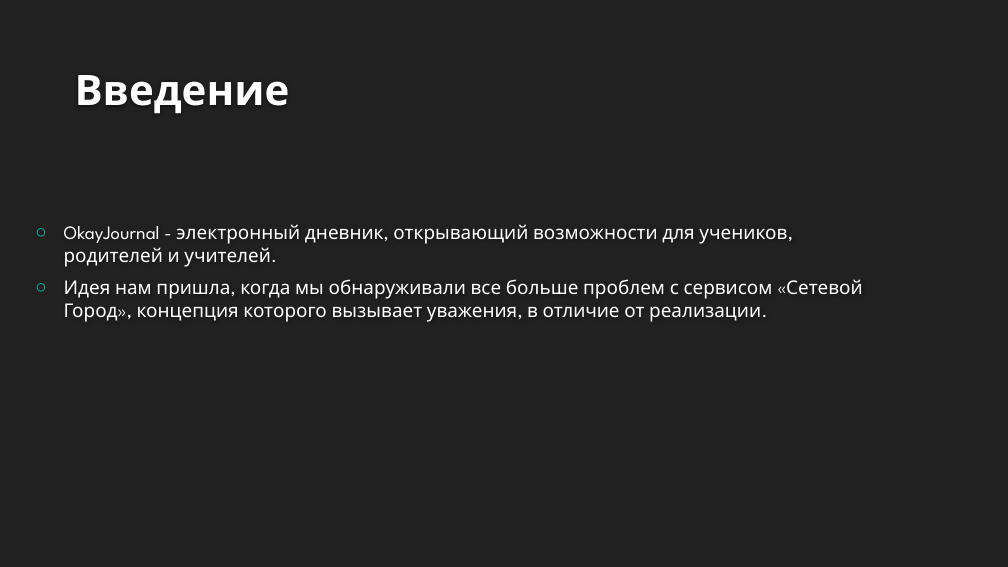
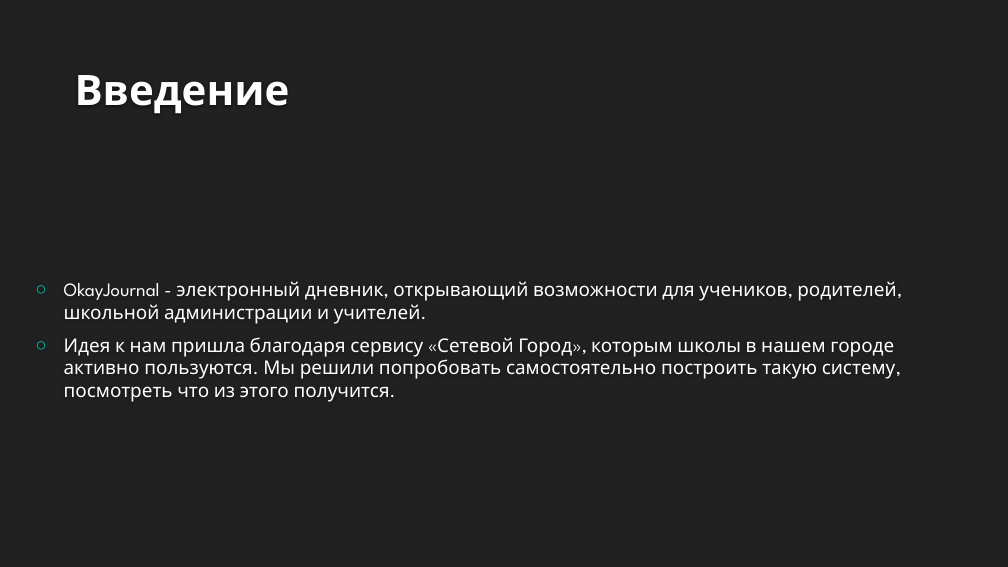
Before and after one commit to Protocs/OkayJournal, a slide deck: slide 3 of demo/OkayJournal.pptx. Drawn at 1008x567 pixels with LibreOffice and Linux fonts; fonts in the diff are those of the drawing; background and template pictures are left out. Boxes give left, top, right and bottom in pixels: in the first picture for what was removed or moved away, otherwise in the second. Text is boxed around its words. In the diff, an @@ line names an element or a change of style, - is before the commit and + after.

```diff
--- a/demo/OkayJournal.pptx
+++ b/demo/OkayJournal.pptx
@@ text at (64,281,896,402): text changed @@
-○ OkayJournal - электронный дневник, открывающий возможности для учеников, родителей и учителей.
-○ Идея нам пришла, когда мы обнаруживали все больше проблем с сервисом «Сетевой Город», концепция которого вызывает уважения, в отличие от реализации.
+○ OkayJournal - электронный дневник, открывающий возможности для учеников, родителей, школьной администрации и учителей.
+○ Идея к нам пришла благодаря сервису «Сетевой Город», которым школы в нашем городе активно пользуются. Мы решили попробовать самостоятельно построить такую систему, посмотреть что из этого получится.
```
Also in this commit, not shown: 4 other slides changed, 2 slides added, 1 slide removed.
